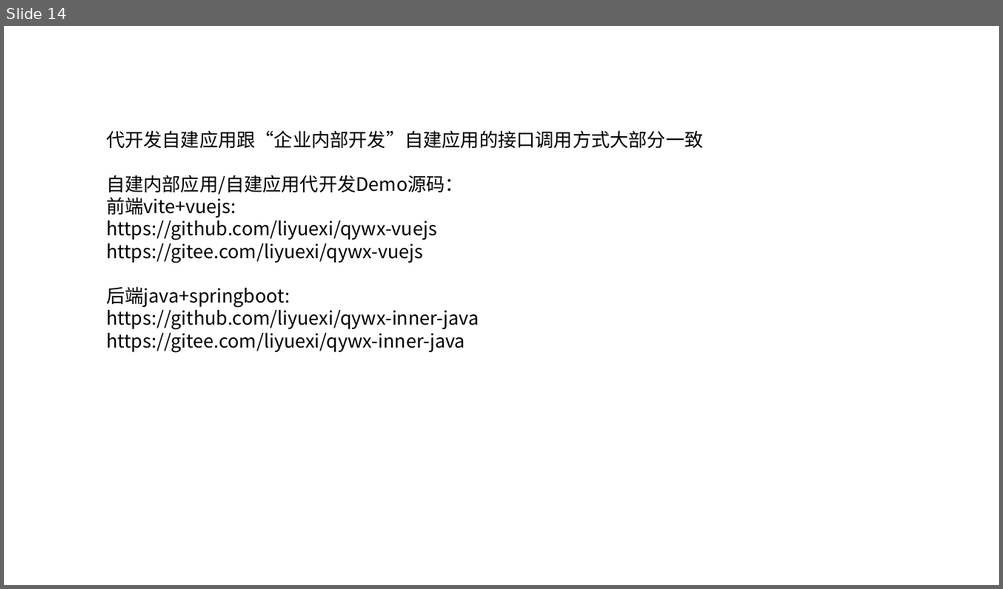
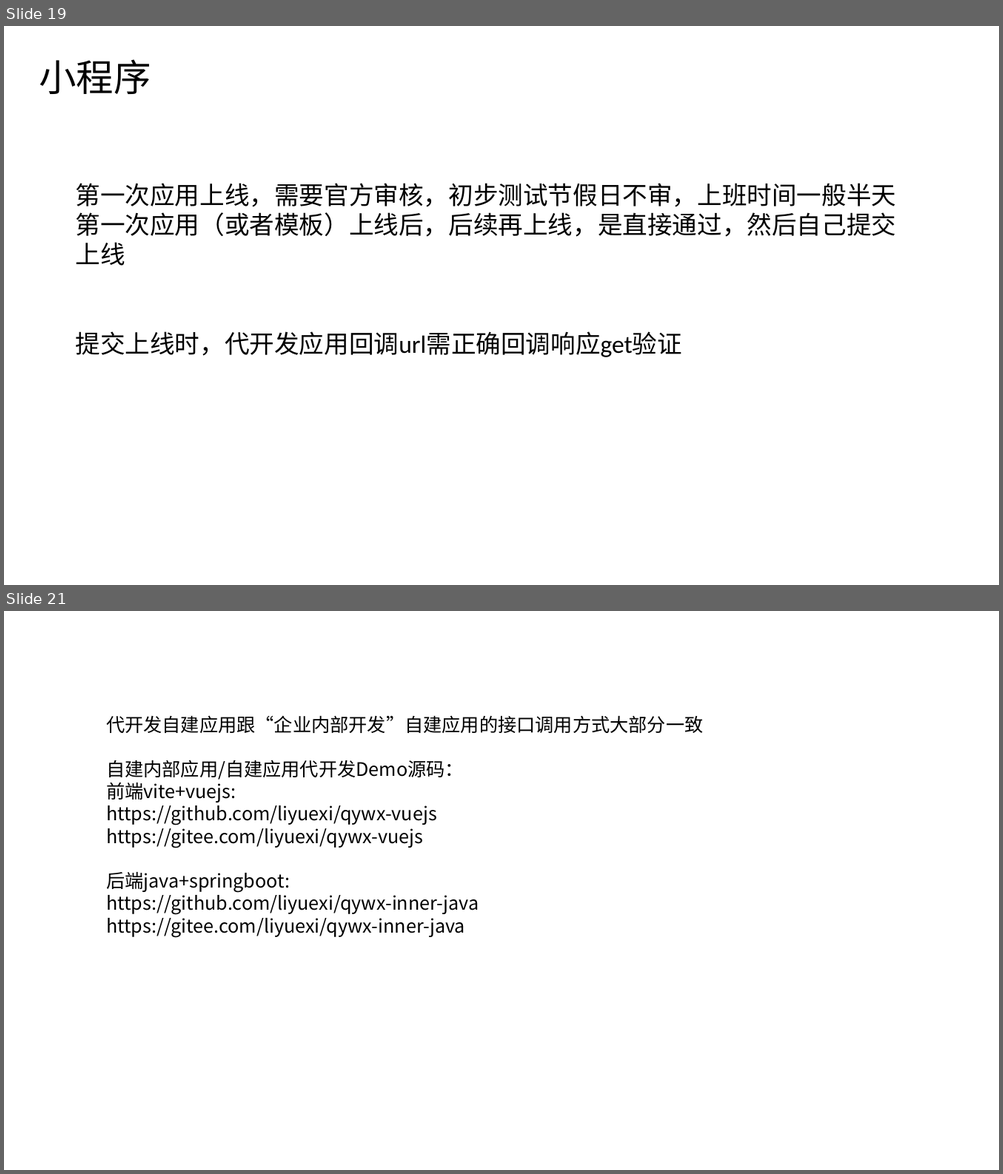
Before and after one commit to liyuexi/qywx-inner-java, a slide deck: 企业微信开发自建应用代开发篇.pptx. Shown one above the other, each under a label of ours: slide 14 before the commit, slides 19 and 21 after it; the slides between them are not shown. The pictures are 1003x589 and 1003x1174 pixels, drawn with LibreOffice and Linux fonts; fonts in the diff are those of the drawing. Boxes give left, top, right and bottom in pixels: in the first picture for what was removed or moved away, otherwise in the second. Text is boxed around its words. In the diff, an @@ line names an element or a change of style, - is before the commit and + after.

Commit message:
自建应用代开发小程序教程ppt

```diff
--- a/企业微信开发自建应用代开发篇.pptx
+++ b/企业微信开发自建应用代开发篇.pptx
@@ slide 19 added at (x1=4, y1=26, x2=999, y2=585), background #FFFFFF @@
@@ title added at (x1=39, y1=59, x2=151, y2=94), 36 pt, text #000000 @@
+小程序
@@ text added at (x1=76, y1=183, x2=896, y2=358), 24 pt, text #000000 @@
+第一次应用上线，需要官方审核，初步测试节假日不审，上班时间一般半天
+第一次应用（或者模板）上线后，后续再上线，是直接通过，然后自己提交上线
+提交上线时，代开发应用回调url需正确回调响应get验证
@@ what was slide 14 is now slide 21 @@
```
Also in this commit, not shown: 2 slides changed, 6 other slides added.
